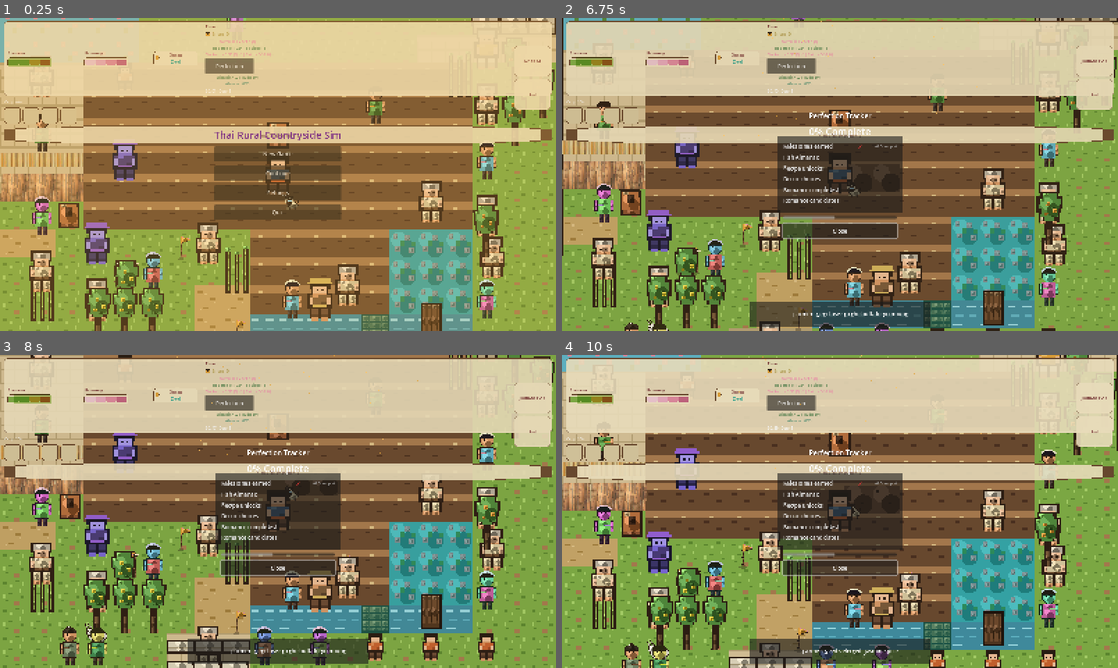
Above: before the commit, frames 1-4 (two rows, left to right).
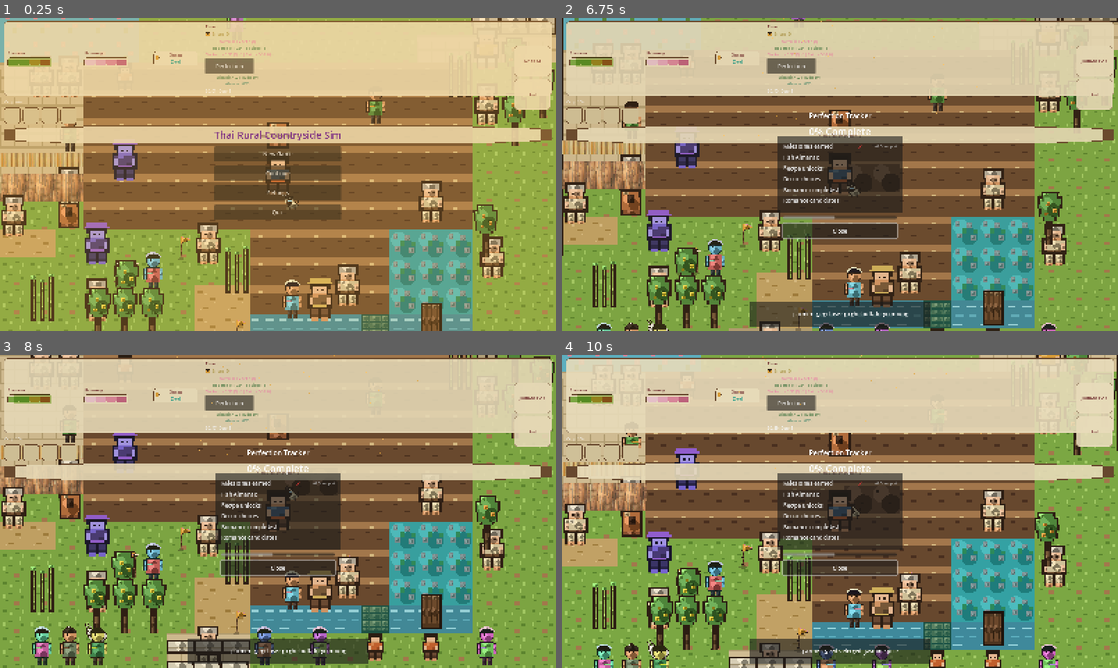
Above: after the commit, the same moments.

Repository: GRITui/slowlife-simulator
Game: Godot game, scene res://scenes/core/World.tscn
Two runs of this game, one before a commit and one after it. Both use one fixed random seed, a clock stepped at 60 frames per second and the inputs below.
Inputs (mouse positions are in pixels of both pictures, inside the frame that each line leads up to):
- Up to frame 1 (0.25 s): no input
- Up to frame 2 (6.75 s): click "New Game" at 0.5 s; click "Perfection" at 1.25 s; tap E (interact) every 0.75 s from 2 to 4.25 s; drag from (1095, 61) to (600, 77) at 2.02 s; drag from (1095, 93) to (600, 77) at 2.77 s; move the mouse to (895, 105) at 3.52 s; hold Right (move_right) 3.53-4.25 s; hold Q (cycle_seed) 3.53-4.25 s; drag from (812, 237) to (600, 77) at 4.27 s; move the mouse to (1006, 221) at 5.02 s; hold Left (move_left) 5.03-5.75 s; hold T (rotate_furniture) 5.03-5.75 s; drag from (673, 127) to (884, 299) at 5.77 s; move the mouse to (867, 174) at 6.52 s; hold Down (move_down) from 6.53 s (still down); hold R (view_relationship) from 6.53 s (still down); click (867, 174) at 6.67 s
- Up to frame 3 (8 s): release Down (move_down) at 7.25 s; release R (view_relationship) at 7.25 s; drag from (194, 433) to (489, 589) at 7.27 s
- Up to frame 4 (10 s): move the mouse to (962, 495) at 8.02 s; hold Up (move_up) 8.03-8.75 s; hold G (cycle_fishing_gear) 8.03-8.75 s; drag from (728, 527) to (1051, 636) at 8.77 s; move the mouse to (895, 442) at 9.52 s; hold Down (move_down) from 9.53 s (still down); hold Q (cycle_seed) from 9.53 s (still down)

The runs differ from the first frame. In frame 1, 2.3% of the frame differs, in the area x 0-90%, y 24-96%; in frame 2, 2.3%; in frame 3, 2.8%, in the area x 0-90%, y 0-100%; in frame 4, 2.6%.

Commit message:
fix: rebalance the two worst NPC-crowding clusters
Owner playtest finding: NPCs are packed into tight vertical "lanes" --
the x=840 column (6 NPCs, 68-96px spacing) and x=72 column (5 NPCs,
96px spacing) were the worst offenders. Repositioned 10 NPCs
(Charoen/Note/Rung/Somsri/Headman from x=72; Buppha/Daeng/Ploen/Ploy/
Add from x=840) using the exact WATER_ZONES/FARMLAND_ZONES this
project's own test_npc_roster_wiring.gd already enforces (a first
attempt using a looser zone approximation put 8 NPCs illegally on
farmland -- caught by the gate, not by inspection, exactly the kind of
mistake that check exists to catch).

Real constraint discovered: x=840 (map column 17) is the ONLY
walkable corridor through the farmland belt spanning most of the
map's height, so it can't be avoided entirely -- but the lane is now
Monk + Charoen + Rung (3, spread 168/264/696) instead of 6 NPCs packed
into a single 168-696 span. All 10 new positions verified >=1 full
tile from every other NPC and outside every water/farmland/EastEdge-
transition-trigger zone.

Full 3x gate green (NPC-ROSTER-WIRING 265/265).

Co-Authored-By: Claude Sonnet 5 <noreply@anthropic.com>
Claude-Session: https://claude.ai/code/session_01A9bTU9GFWgBfXEPTfdesaz

Diff:
--- a/scenes/core/World.tscn
+++ b/scenes/core/World.tscn
@@ -115,7 +115,7 @@
 position = Vector2(504, 72)
 
 [node name="PloyNPC" parent="." instance=ExtResource("17_ploy")]
-position = Vector2(840, 600)
+position = Vector2(72, 696)
 
 [node name="EkNPC" parent="." instance=ExtResource("18_ek")]
 position = Vector2(552, 168)
@@ -127,7 +127,7 @@
 position = Vector2(552, 696)
 
 [node name="NoteNPC" parent="." instance=ExtResource("21_note")]
-position = Vector2(72, 312)
+position = Vector2(120, 312)
 
 [node name="FonNPC" parent="." instance=ExtResource("22_fon")]
 position = Vector2(264, 552)
@@ -139,13 +139,13 @@
 position = Vector2(168, 696)
 
 [node name="RungNPC" parent="." instance=ExtResource("25_rung")]
-position = Vector2(72, 456)
+position = Vector2(840, 696)
 
 [node name="OhmNPC" parent="." instance=ExtResource("26_ohm")]
 position = Vector2(408, 120)
 
 [node name="HeadmanNPC" parent="." instance=ExtResource("27_headman")]
-position = Vector2(72, 648)
+position = Vector2(72, 600)
 
 [node name="SomchaiNPC" parent="." instance=ExtResource("28_somchai")]
 position = Vector2(264, 696)
@@ -160,10 +160,10 @@
 position = Vector2(360, 600)
 
 [node name="CharoenNPC" parent="." instance=ExtResource("32_charoen")]
-position = Vector2(72, 216)
+position = Vector2(840, 264)
 
 [node name="SomsriNPC" parent="." instance=ExtResource("33_somsri")]
-position = Vector2(72, 552)
+position = Vector2(120, 408)
 
 [node name="GaewNPC" parent="." instance=ExtResource("34_gaew")]
 position = Vector2(168, 504)
@@ -190,16 +190,16 @@
 position = Vector2(744, 696)
 
 [node name="BupphaNPC" parent="." instance=ExtResource("42_buppha")]
-position = Vector2(840, 264)
+position = Vector2(24, 456)
 
 [node name="DaengNPC" parent="." instance=ExtResource("43_daeng")]
-position = Vector2(840, 360)
+position = Vector2(792, 24)
 
 [node name="PloenNPC" parent="." instance=ExtResource("44_ploen")]
-position = Vector2(840, 456)
+position = Vector2(120, 216)
 
 [node name="AddNPC" parent="." instance=ExtResource("45_add")]
-position = Vector2(840, 696)
+position = Vector2(408, 24)
 
 [node name="FerrymanNPC" parent="." instance=ExtResource("46_ferryman")]
 position = Vector2(600, 576)
